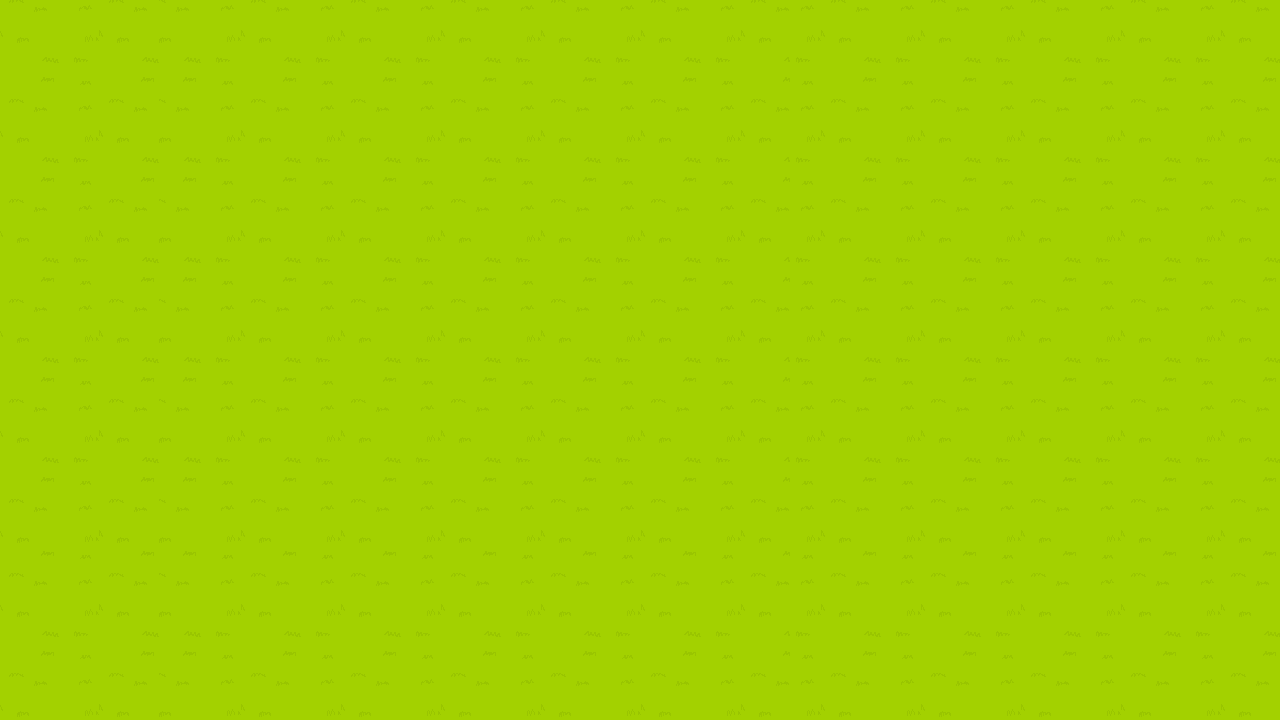
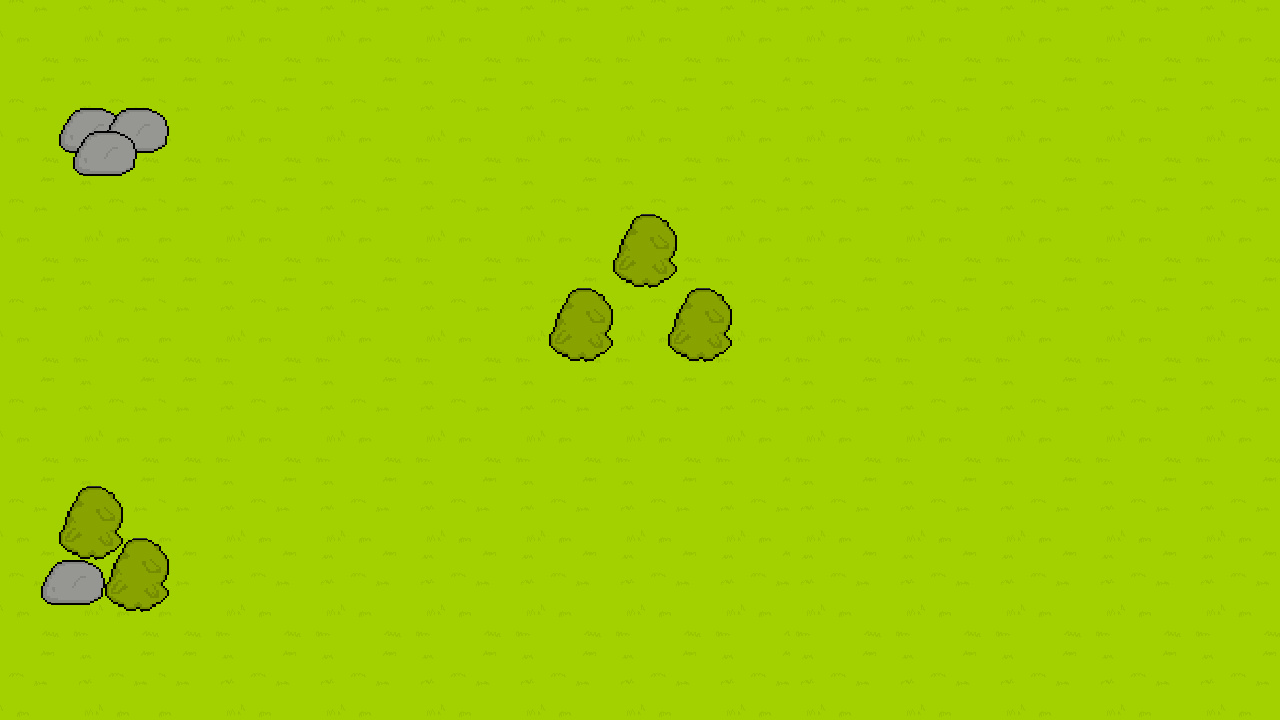
Before/after of a w=1280, h=720 layered artwork. What changed in the layer stack:
added layer "Camada 10" above "Camada 9" over [668, 288, 732, 362]
added layer "Camada 9" above "Camada 8" over [613, 214, 677, 288]
added layer "Camada 8" above "Camada 7" over [549, 288, 613, 362]
added layer "Camada 7" above "Camada 6" over [105, 538, 169, 612]
added layer "Camada 6" above "Camada 5" over [59, 486, 123, 560]
added layer "Camada 5" above "Camada 4" over [41, 560, 105, 605]
added layer "Camada 4" above "Camada 3" over [73, 131, 137, 176]
added layer "Camada 3" above "Camada 2" over [105, 108, 169, 153]
added layer "Camada 2" above "Camada 1" over [59, 108, 123, 153]
